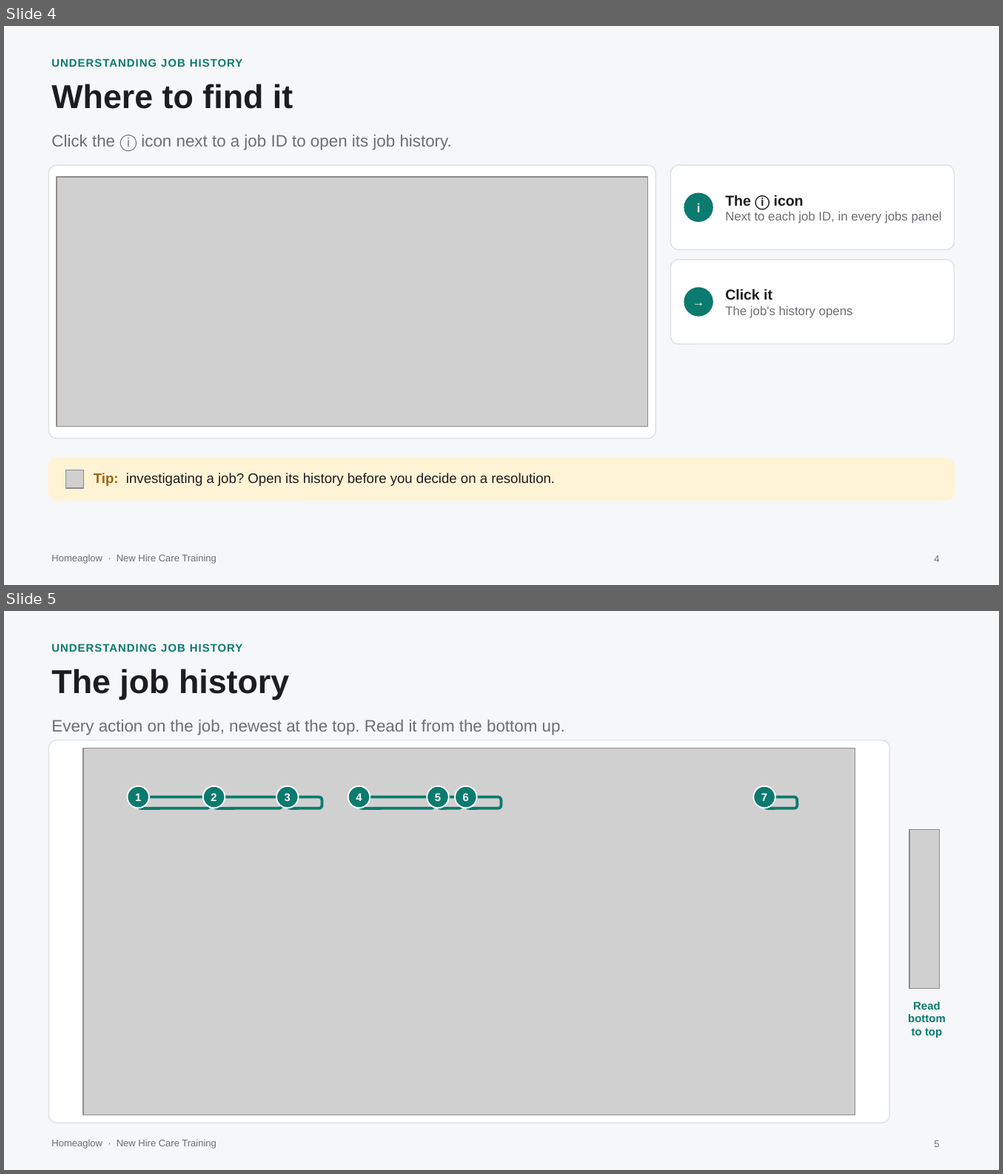
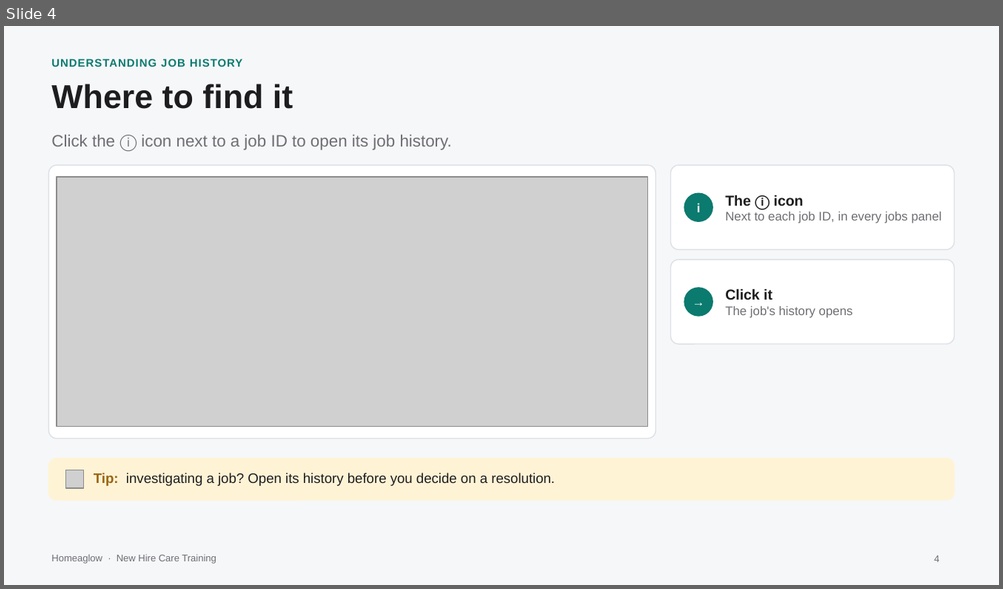
Before and after one commit to anjulimichelle/training, a slide deck: platform-mechanics/platform-operating-mechanics.pptx. Shown one above the other, each under a label of ours: slides 4 and 5 before the commit, slide 4 after it. The pictures are 1003x1174 and 1003x589 pixels, drawn with LibreOffice and Linux fonts; fonts in the diff are those of the drawing; grey boxes stand for pictures. Boxes give left, top, right and bottom in pixels: in the first picture for what was removed or moved away, otherwise in the second. Text is boxed around its words. In the diff, an @@ line names an element or a change of style, - is before the commit and + after.

```diff
--- a/platform-mechanics/platform-operating-mechanics.pptx
+++ b/platform-mechanics/platform-operating-mechanics.pptx
@@ slide 5 removed at box(4, 611, 999, 1170), background #F6F7F9; not listed: 1 template element that a slide beside it also shows @@
@@ text removed at box(51, 644, 242, 652) @@
-UNDERSTANDING JOB HISTORY
@@ text removed at box(51, 669, 289, 700) @@
-The job history
@@ text removed at box(51, 720, 565, 735) @@
-Every action on the job, newest at the top. Read it from the bottom up.
@@ rounded rectangle removed at box(48, 741, 889, 1123) @@
@@ picture removed at box(84, 748, 855, 1115) @@
@@ ellipse removed at box(128, 786, 149, 808) @@
@@ ellipse removed at box(203, 786, 225, 808) @@
@@ ellipse removed at box(276, 786, 299, 808) @@
@@ ellipse removed at box(348, 786, 370, 808) @@
@@ ellipse removed at box(427, 786, 449, 808) @@
@@ ellipse removed at box(455, 786, 476, 808) @@
@@ ellipse removed at box(753, 786, 775, 808) @@
@@ text removed at box(135, 793, 141, 801) @@
-1
@@ rounded rectangle removed at box(138, 797, 210, 808) @@
@@ text removed at box(210, 793, 216, 801) @@
-2
@@ rounded rectangle removed at box(214, 797, 282, 808) @@
@@ text removed at box(284, 793, 290, 801) @@
-3
@@ rounded rectangle removed at box(287, 797, 322, 808) @@
@@ text removed at box(356, 793, 361, 801) @@
-4
@@ rounded rectangle removed at box(359, 797, 435, 808) @@
@@ text removed at box(435, 794, 441, 801) @@
-5
@@ rounded rectangle removed at box(438, 797, 461, 808) @@
@@ text removed at box(463, 793, 469, 801) @@
-6
@@ rounded rectangle removed at box(466, 797, 501, 808) @@
@@ text removed at box(761, 793, 767, 801) @@
-7
@@ rounded rectangle removed at box(764, 797, 797, 808) @@
@@ picture removed at box(909, 830, 939, 989) @@
@@ text removed at box(908, 1002, 945, 1038) @@
-Read
-bottom
-to top
@@ page number removed at box(933, 1141, 939, 1147) @@
-5
```
Also in this commit, not shown: 2 slides changed, 3 other files.
